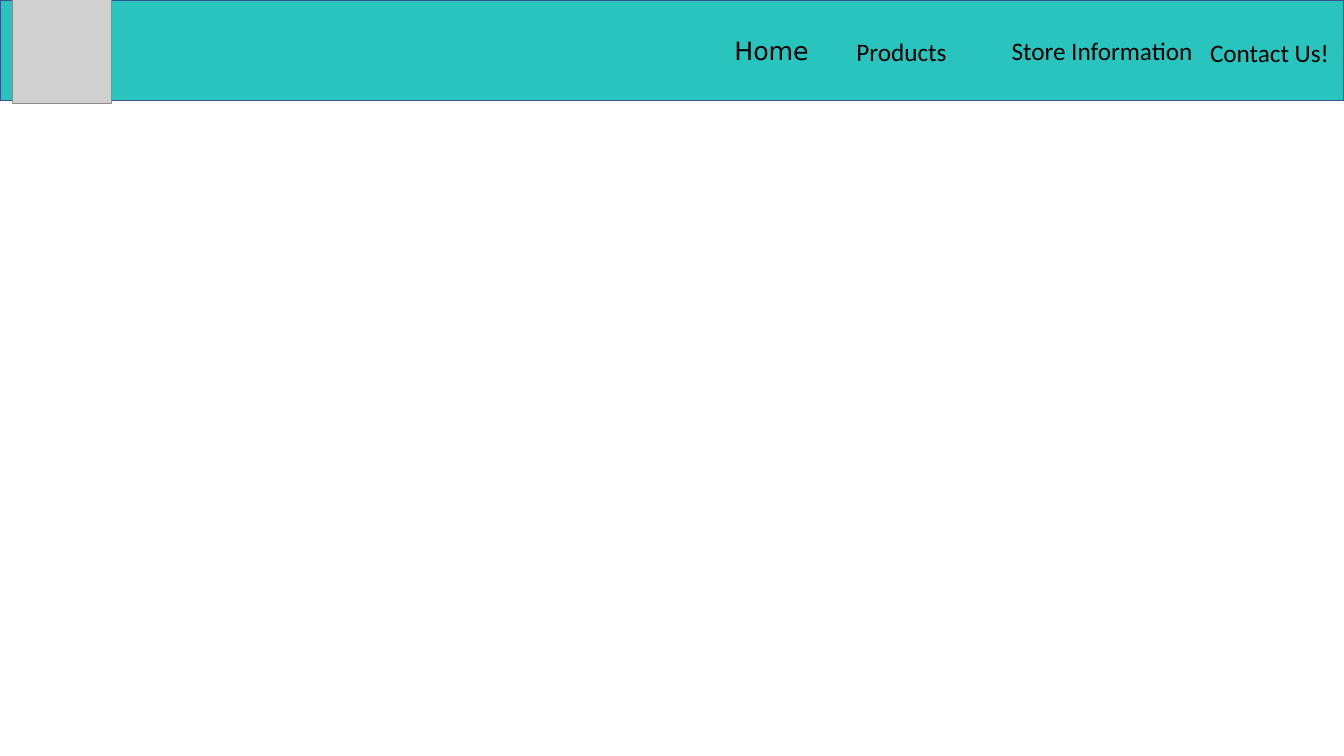
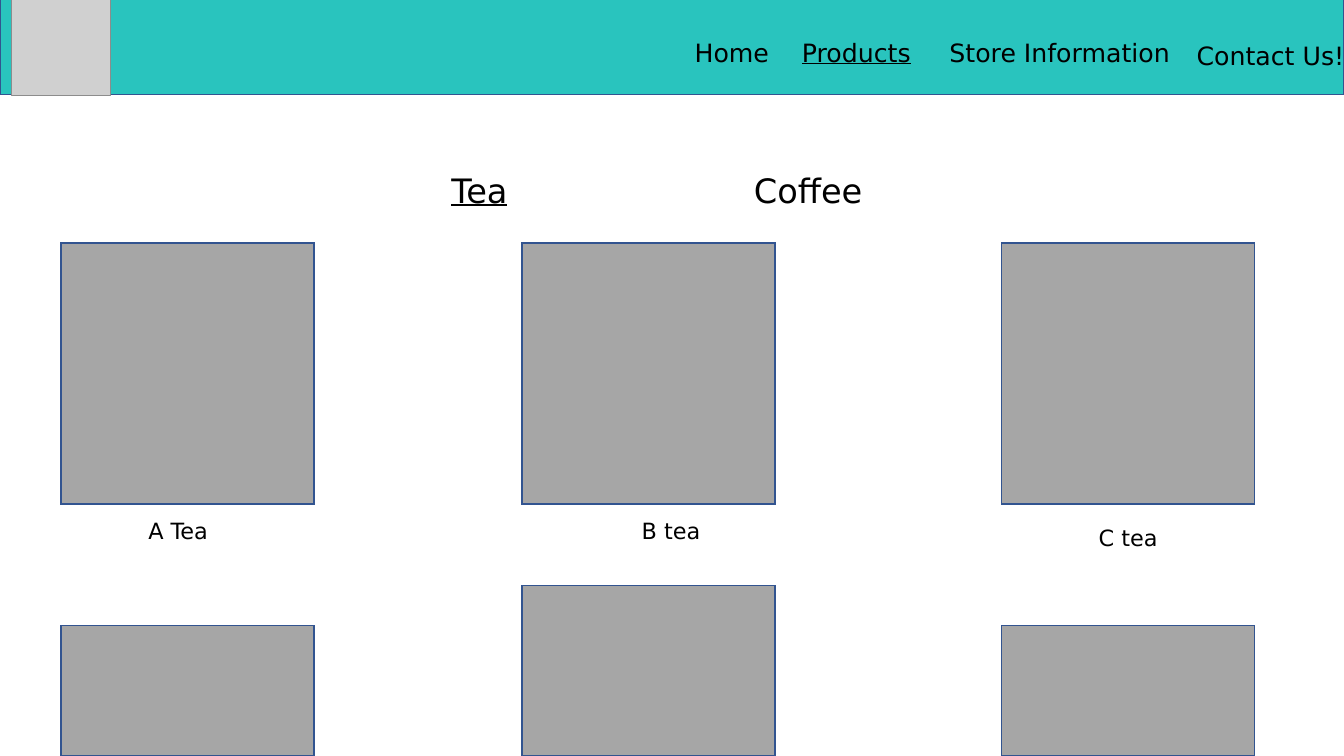
Before and after one commit to saramissak/67250-Web-Development-Project, a slide deck: slide 3 of Documents/High fidelity wireframe.pptx. Drawn at 1344x756 pixels with LibreOffice and Linux fonts; fonts in the diff are those of the drawing; grey boxes stand for pictures. Boxes give left, top, right and bottom in pixels: in the first picture for what was removed or moved away, otherwise in the second. Text is boxed around its words. In the diff, an @@ line names an element or a change of style, - is before the commit and + after.

```diff
--- a/Documents/High fidelity wireframe.pptx
+++ b/Documents/High fidelity wireframe.pptx
@@ rectangle: place and size @@
-rectangle at (0, 0, 1344, 101)
+rectangle at (0, 0, 1344, 95)
@@ picture: place and size @@
-picture at (12, 0, 111, 104)
+picture at (11, 0, 110, 97)
@@ text "Home": place and size @@
-text "Home" at (734, 41, 808, 61)
+text "Home" at (695, 43, 769, 63)
@@ text "Products": place and size @@
-text "Products" at (856, 43, 946, 61)
+text "Products" at (802, 43, 911, 64)
@@ text "Products" at (802, 43, 911, 64): font Calibri to DejaVu Sans, underline on @@
@@ text "Store Information" at (949, 43, 1170, 63): font Calibri to DejaVu Sans @@
@@ text "Store Information": place and size @@
-text "Store Information" at (1012, 42, 1192, 60)
+text "Store Information" at (949, 43, 1170, 63)
@@ text "Contact Us!": place and size @@
-text "Contact Us!" at (1210, 45, 1329, 62)
+text "Contact Us!" at (1197, 44, 1344, 71)
@@ text "Contact Us!" at (1197, 44, 1344, 71): font Calibri to DejaVu Sans @@
@@ text added at (451, 177, 862, 206), 24 pt, text #000000 @@
+Tea Coffee
@@ rectangle added at (62, 243, 315, 504), fill #A6A6A6, outline #325491 1 pt @@
@@ rectangle added at (522, 243, 775, 504), fill #A6A6A6, outline #325491 1 pt @@
@@ rectangle added at (1002, 243, 1255, 504), fill #A6A6A6, outline #325491 1 pt @@
@@ text added at (148, 522, 208, 540), 16 pt, text #000000 @@
+A Tea
@@ text added at (642, 522, 700, 540), 16 pt, text #000000 @@
+B tea
@@ text added at (1099, 529, 1157, 547), 16 pt, text #000000 @@
+C tea
@@ rectangle added at (522, 586, 775, 756), fill #A6A6A6, outline #325491 1 pt @@
@@ rectangle added at (62, 626, 315, 756), fill #A6A6A6, outline #325491 1 pt @@
@@ rectangle added at (1002, 626, 1255, 756), fill #A6A6A6, outline #325491 1 pt @@
```
Also in this commit, not shown: 3 other slides changed, 7 slides added, 16 other files.
